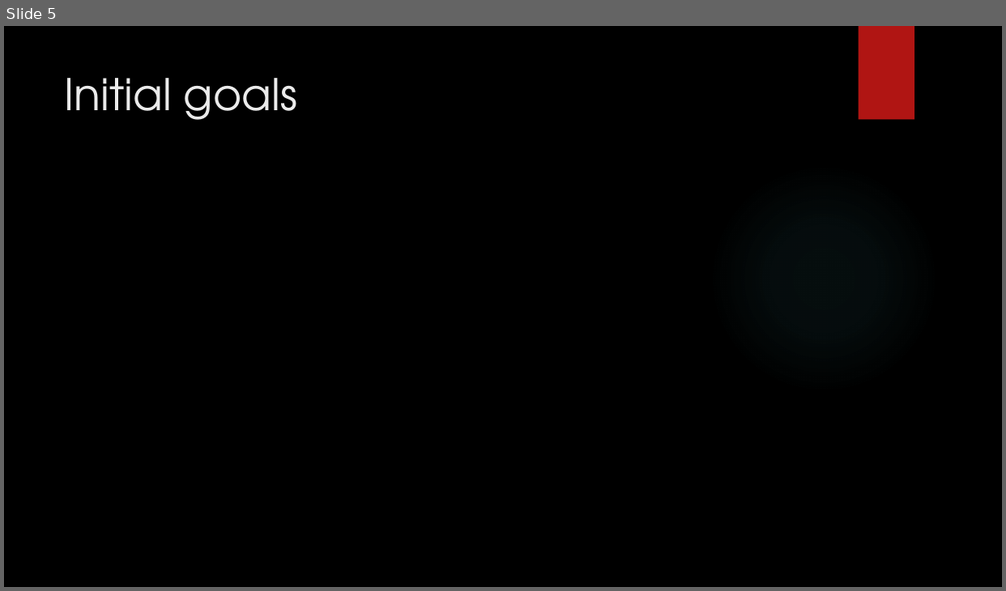
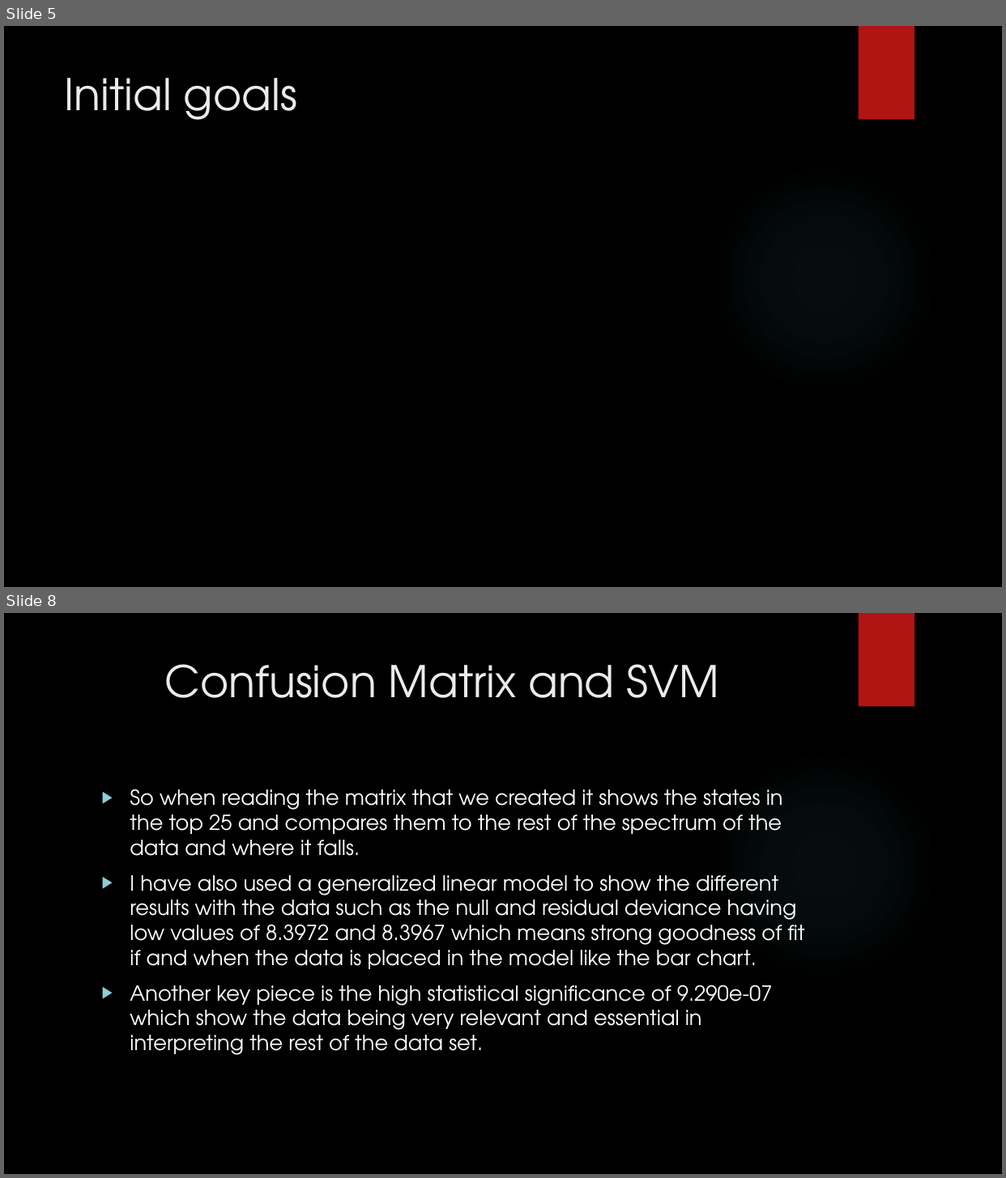
Before and after one commit to bigjohn80000/CIS435-Project, a slide deck: Final presentation_CIS435.pptx. Shown one above the other, each under a label of ours: slide 5 before the commit, slides 5 and 8 after it; the slides between them are not shown. The pictures are 1006x591 and 1006x1178 pixels, drawn with LibreOffice and Linux fonts; fonts in the diff are those of the drawing; background and template pictures are left out. Boxes give left, top, right and bottom in pixels: in the first picture for what was removed or moved away, otherwise in the second. Text is boxed around its words. In the diff, an @@ line names an element or a change of style, - is before the commit and + after.

```diff
--- a/Final presentation_CIS435.pptx
+++ b/Final presentation_CIS435.pptx
@@ slide 8 added at (x1=4, y1=613, x2=1002, y2=1174), background picture (left out); not listed: 2 template elements that a slide beside it also shows @@
@@ title added at (x1=164, y1=664, x2=719, y2=698), 42 pt, text #EBEBEB @@
+Confusion Matrix and SVM
@@ text added at (x1=130, y1=789, x2=804, y2=1055), 20 pt, text #FFFFFF @@
+▶ So when reading the matrix that we created it shows the states in the top 25 and compares them to the rest of the spectrum of the data and where it falls.
+▶ I have also used a generalized linear model to show the different results with the data such as the null and residual deviance having low values of 8.3972 and 8.3967 which means strong goodness of fit if and when the data is placed in the model like the bar chart.
+▶ Another key piece is the high statistical significance of 9.290e-07 which show the data being very relevant and essential in interpreting the rest of the data set.
```
Also in this commit, not shown: 3 other slides added.
